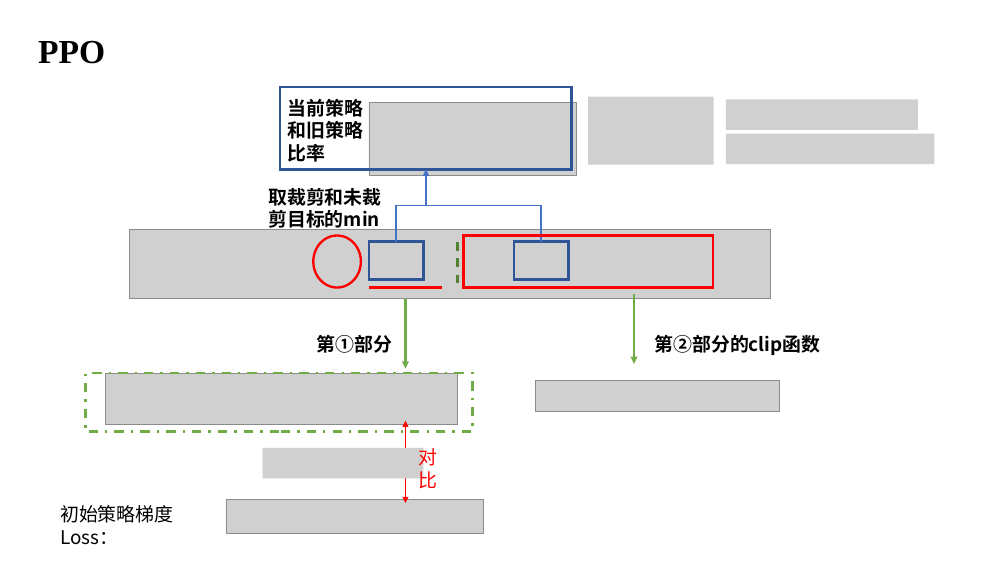
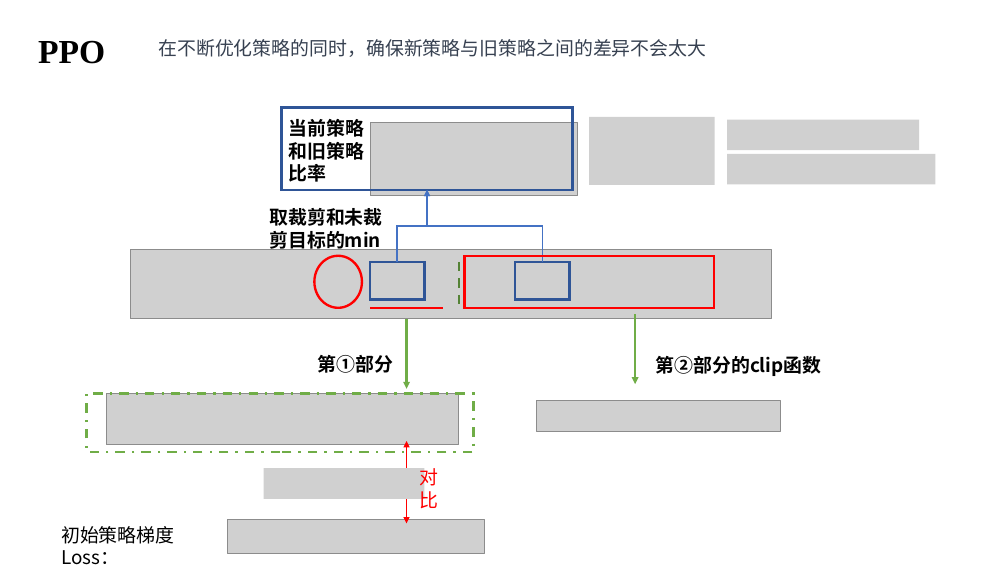
Before and after one commit to ying123ww/public_major, a slide deck: slide 4 of Course notes/RL/RL笔记.pptx (slide 3 before the commit). Drawn at 1008x567 pixels with LibreOffice and Linux fonts; fonts in the diff are those of the drawing; grey boxes stand for pictures. Boxes give left, top, right and bottom in pixels: in the first picture for what was removed or moved away, otherwise in the second. Text is boxed around its words. In the diff, an @@ line names an element or a change of style, - is before the commit and + after.

```diff
--- a/Course notes/RL/RL笔记.pptx
+++ b/Course notes/RL/RL笔记.pptx
@@ text added at [158,39,706,57], 18 pt, text #374151 @@
+在不断优化策略的同时，确保新策略与旧策略之间的差异不会太大
@@ 9 pictures, 6 texts, 5 rectangles, 2 arrows, 2 elbow arrows, 2 lines, 1 ellipse, 1 double arrow: place and size @@
-9 pictures, 6 texts, 5 rectangles, 2 arrows, 2 elbow arrows, 2 lines, 1 ellipse, 1 double arrow at [60,87,935,545]
+9 pictures, 6 texts, 5 rectangles, 2 arrows, 2 elbow arrows, 2 lines, 1 ellipse, 1 double arrow at [61,107,936,565]
```
Also in this commit, not shown: 1 other slide changed, 2 slides added, 6 other files.
